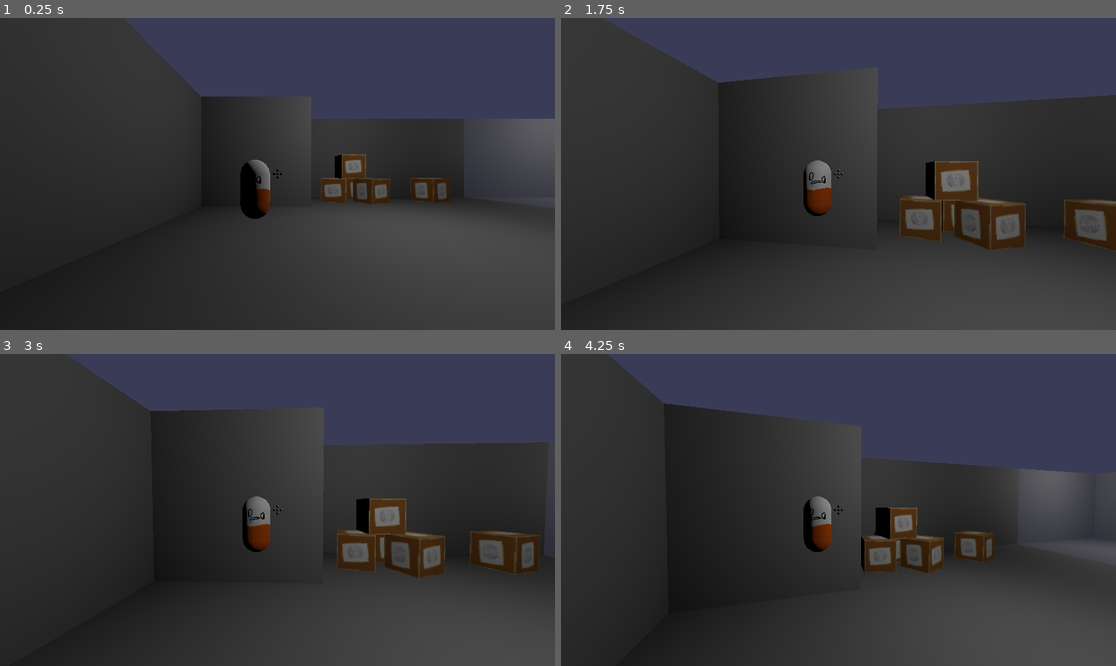
Above: before the commit, frames 1-4 (two rows, left to right).
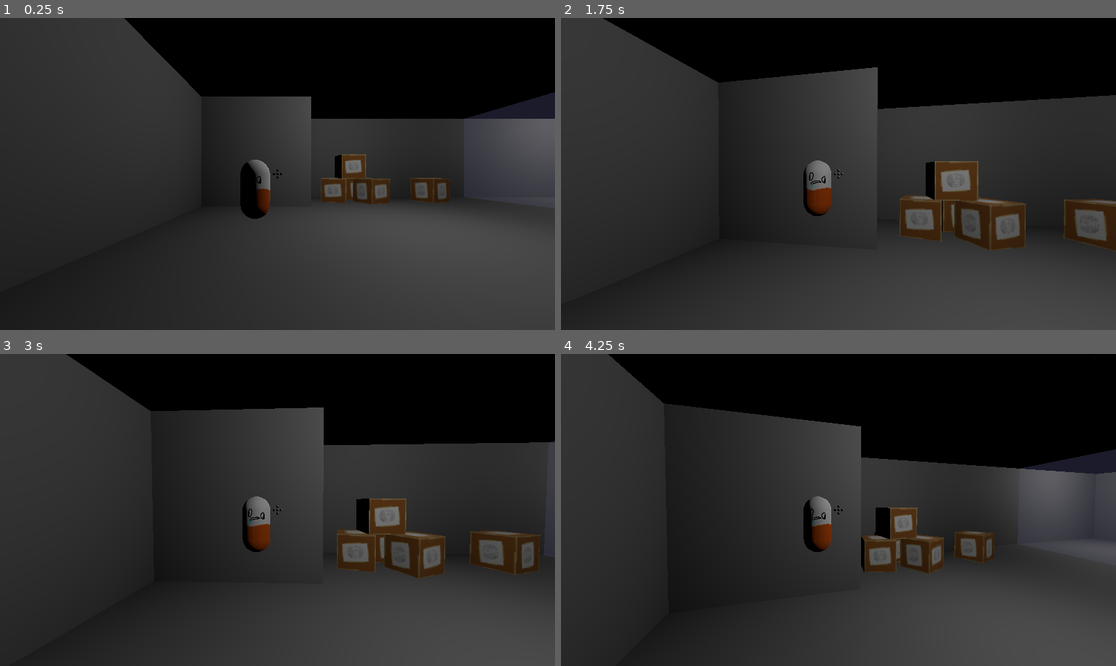
Above: after the commit, the same moments.

Repository: CE-Studio/JamSepticEye2025
Game: Godot game, scene res://scenes/levels/level_1.tscn
Two runs of this game, one before a commit and one after it. Both use one fixed random seed, a clock stepped at 60 frames per second and the inputs below. The project has no main scene, so this scene is started directly.
Inputs (mouse positions are in pixels of both pictures, inside the frame that each line leads up to):
- Up to frame 1 (0.25 s): no input
- Up to frame 2 (1.75 s): tap Enter (ui_accept) at 0.5, 0.77, 1.52 s; move the mouse to (866, 174) at 0.52 s; hold E (interact) 0.53-1.28 s; hold Up (ui_up) from 0.53 s (still down); move the mouse to (810, 174) at 1.27 s; tap E (interact) at 1.35 s
- Up to frame 3 (3 s): keep holding Up (ui_up); move the mouse to (288, 503) at 2.02 s; hold E (interact) 2.03-2.78 s; tap Enter (ui_accept) at 2.75 s; move the mouse to (271, 516) at 2.77 s; tap E (interact) at 2.85 s
- Up to frame 4 (4.25 s): keep holding Up (ui_up); tap Enter (ui_accept) at 3.02, 3.77 s; move the mouse to (877, 513) at 3.52 s; hold E (interact) from 3.53 s (still down)

The runs differ from the first frame. In frame 1, 21% of the frame differs, in the area x 22-100%, y 0-33%; in frame 2, 19%; in frame 3, 19%; in frame 4, 24%, in the area x 8-100%, y 0-59%.

Commit message:
Level 2, heavy box

Diff:
--- /dev/null
+++ b/parts/metal_box.tscn
@@ -0,0 +1,16 @@
+[gd_scene load_steps=4 format=3 uid="uid://cgl30y8efitgy"]
+
+[ext_resource type="ArrayMesh" uid="uid://kudf8v2tu7o5" path="res://models/box.obj" id="1_2gaf6"]
+[ext_resource type="Material" uid="uid://d1fg4dp52acjs" path="res://textures/mat/MetalBox.tres" id="2_2gaf6"]
+
+[sub_resource type="BoxShape3D" id="BoxShape3D_qy3qw"]
+
+[node name="PushBox" type="RigidBody3D"]
+
+[node name="MeshInstance3D" type="MeshInstance3D" parent="."]
+transform = Transform3D(2.75, 0, 0, 0, 2.75, 0, 0, 0, 2.75, 0, 0, 0)
+mesh = ExtResource("1_2gaf6")
+surface_material_override/0 = ExtResource("2_2gaf6")
+
+[node name="CollisionShape3D" type="CollisionShape3D" parent="."]
+shape = SubResource("BoxShape3D_qy3qw")
--- a/scenes/levels/level_1.tscn
+++ b/scenes/levels/level_1.tscn
@@ -49,6 +49,10 @@
 transform = Transform3D(1, 0, 0, 0, 1, 0, 0, 0, 1, 15.5, 2, -5.5)
 size = Vector3(1, 4, 1)
 
+[node name="CSGBox3D10" type="CSGBox3D" parent="CSGCombiner3D"]
+transform = Transform3D(1, 0, 0, 0, 1, 0, 0, 0, 1, 4, 4.25, 0)
+size = Vector3(24, 0.5, 16)
+
 [node name="player" parent="." instance=ExtResource("1_ksju7")]
 transform = Transform3D(1, 0, 0, 0, 1, 0, 0, 0, 1, -3.6772957, 1.1983554, 0.2542715)
 
--- /dev/null
+++ b/scenes/levels/level_2.tscn
@@ -0,0 +1,135 @@
+[gd_scene load_steps=6 format=3 uid="uid://dl6dp6qe57607"]
+
+[ext_resource type="PackedScene" uid="uid://bbv4l13q3bvuv" path="res://parts/player.tscn" id="1_ra442"]
+[ext_resource type="PackedScene" uid="uid://pr1y0ym28d45" path="res://parts/pause.tscn" id="2_fiq81"]
+[ext_resource type="PackedScene" uid="uid://deb6pjoy65r7i" path="res://parts/push_box.tscn" id="3_l37oo"]
+[ext_resource type="PackedScene" uid="uid://cgl30y8efitgy" path="res://parts/metal_box.tscn" id="4_fiq81"]
+
+[sub_resource type="Environment" id="Environment_6iamk"]
+background_mode = 1
+background_color = Color(0.22873428, 0.23336053, 0.34147114, 1)
+
+[node name="Level1" type="Node3D"]
+
+[node name="CSGCombiner3D" type="CSGCombiner3D" parent="."]
+use_collision = true
+
+[node name="CSGBox3D" type="CSGBox3D" parent="CSGCombiner3D"]
+transform = Transform3D(1, 0, 0, 0, 1, 0, 0, 0, 1, 4, -0.25, 0)
+size = Vector3(24, 0.5, 16)
+
+[node name="CSGBox3D9" type="CSGBox3D" parent="CSGCombiner3D"]
+transform = Transform3D(1, 0, 0, 0, 1, 0, 0, 0, 1, 18, 1.75, 9.5)
+size = Vector3(4, 0.5, 5)
+
+[node name="CSGBox3D11" type="CSGBox3D" parent="CSGCombiner3D"]
+transform = Transform3D(1, 0, 0, 0, 1, 0, 0, 0, 1, -10, -0.25, 1.5)
+size = Vector3(4, 0.5, 5)
+
+[node name="CSGBox3D2" type="CSGBox3D" parent="CSGCombiner3D"]
+transform = Transform3D(1, 0, 0, 0, 1, 0, 0, 0, 1, -7.5, 4, -4.5)
+size = Vector3(1, 8, 7)
+
+[node name="CSGBox3D3" type="CSGBox3D" parent="CSGCombiner3D"]
+transform = Transform3D(1, 0, 0, 0, 1, 0, 0, 0, 1, -7.5, 4, 6)
+size = Vector3(1, 8, 4)
+
+[node name="CSGBox3D7" type="CSGBox3D" parent="CSGCombiner3D"]
+transform = Transform3D(1, 0, 0, 0, 1, 0, 0, 0, 1, -7.5, 6, 1.5)
+size = Vector3(1, 4, 5)
+
+[node name="CSGBox3D4" type="CSGBox3D" parent="CSGCombiner3D"]
+transform = Transform3D(1, 0, 0, 0, 1, 0, 0, 0, 1, -2, 4, 10)
+size = Vector3(10, 8, 8)
+
+[node name="CSGBox3D5" type="CSGBox3D" parent="CSGCombiner3D"]
+transform = Transform3D(1, 0, 0, 0, 1, 0, 0, 0, 1, 4.5, 4, -7)
+size = Vector3(23, 8, 2)
+
+[node name="CSGBox3D8" type="CSGBox3D" parent="CSGCombiner3D"]
+transform = Transform3D(1, 0, 0, 0, 1, 0, 0, 0, 1, 16.5, 4, -0.5)
+size = Vector3(1, 8, 15)
+
+[node name="CSGBox3D10" type="CSGBox3D" parent="CSGCombiner3D"]
+transform = Transform3D(1, 0, 0, 0, 1, 0, 0, 0, 1, 16.5, 4, 13.5)
+size = Vector3(1, 8, 3)
+
+[node name="CSGBox3D13" type="CSGBox3D" parent="CSGCombiner3D"]
+transform = Transform3D(1, 0, 0, 0, 1, 0, 0, 0, 1, 16.5, 7, 9.5)
+size = Vector3(1, 2, 5)
+
+[node name="CSGBox3D12" type="CSGBox3D" parent="CSGCombiner3D"]
+transform = Transform3D(1, 0, 0, 0, 1, 0, 0, 0, 1, 9, 4, 14.5)
+size = Vector3(14, 8, 1)
+
+[node name="CSGBox3D6" type="CSGBox3D" parent="CSGCombiner3D"]
+transform = Transform3D(1, 0, 0, 0, 1, 0, 0, 0, 1, 9.5, 1, 9.5)
+size = Vector3(13, 2, 9)
+
+[node name="CSGBox3D14" type="CSGBox3D" parent="CSGCombiner3D"]
+transform = Transform3D(1, 0, 0, 0, 1, 0, 0, 0, 1, -4, 7, 0)
+size = Vector3(6, 2, 12)
+
+[node name="CSGBox3D15" type="CSGBox3D" parent="CSGCombiner3D"]
+transform = Transform3D(1, 0, 0, 0, 1, 0, 0, 0, 1, 4.5, 9, 4)
+size = Vector3(23, 2, 20)
+
+[node name="player" parent="." instance=ExtResource("1_ra442")]
+transform = Transform3D(-4.371139e-08, 0, -1, 0, 1, 0, 1, 0, -4.371139e-08, -5.387802, 1.1983554, 0.5115409)
+
+[node name="Pause" parent="." instance=ExtResource("2_fiq81")]
+
+[node name="WorldEnvironment" type="WorldEnvironment" parent="."]
+environment = SubResource("Environment_6iamk")
+
+[node name="OmniLight3D" type="OmniLight3D" parent="WorldEnvironment"]
+transform = Transform3D(1, 0, 0, 0, 1, 0, 0, 0, 1, -2, 5, 0)
+omni_range = 10.0
+
+[node name="OmniLight3D2" type="OmniLight3D" parent="WorldEnvironment"]
+transform = Transform3D(1, 0, 0, 0, 1, 0, 0, 0, 1, 11, 6, -3)
+omni_range = 10.0
+
+[node name="OmniLight3D3" type="OmniLight3D" parent="WorldEnvironment"]
+transform = Transform3D(1, 0, 0, 0, 1, 0, 0, 0, 1, 10, 6, 9)
+omni_range = 10.0
+
+[node name="OmniLight3D4" type="OmniLight3D" parent="WorldEnvironment"]
+transform = Transform3D(1, 0, 0, 0, 1, 0, 0, 0, 1, 7, 6, 0)
+omni_range = 10.0
+
+[node name="PushBox" parent="." instance=ExtResource("3_l37oo")]
+transform = Transform3D(0.96388656, 0, -0.26631323, 0, 1, 0, 0.26631323, 0, 0.96388656, -4.746249, 0.50497127, -3.5090833)
+
+[node name="PushBox2" parent="." instance=ExtResource("3_l37oo")]
+transform = Transform3D(0.91310483, 0, 0.40772498, 0, 1, 0, -0.40772498, 0, 0.91310483, -5.863522, 0.50497127, -4.4141135)
+
+[node name="PushBox3" parent="." instance=ExtResource("3_l37oo")]
+transform = Transform3D(-0.10723588, 0, 0.9942336, 0, 1, 0, -0.9942336, 0, -0.10723588, -3.1418188, 0.5049708, -3.553456)
+
+[node name="PushBox4" parent="." instance=ExtResource("3_l37oo")]
+transform = Transform3D(-0.32428068, 0, 0.9459609, 0, 1, 0, -0.9459609, 0, -0.32428068, -1.2497094, 0.504971, -4.656686)
+
+[node name="PushBox6" parent="." instance=ExtResource("3_l37oo")]
+transform = Transform3D(-0.85974526, 0, 0.510723, 0, 1, 0, -0.510723, 0, -0.85974526, 1.7927198, 0.504971, -3.5561848)
+
+[node name="PushBox10" parent="." instance=ExtResource("3_l37oo")]
+transform = Transform3D(0.8733984, 0, 0.48700625, 0, 1, 0, -0.48700625, 0, 0.8733984, -1.4974785, 0.504971, 3.3680887)
+
+[node name="PushBox11" parent="." instance=ExtResource("3_l37oo")]
+transform = Transform3D(0.6821388, 0, -0.7312227, 0, 1, 0, 0.7312227, 0, 0.6821388, 11.685162, 0.504971, -1.8356714)
+
+[node name="PushBox5" parent="." instance=ExtResource("3_l37oo")]
+transform = Transform3D(0.9999573, 0, 0.0092327595, 0, 1, 0, -0.0092327595, 0, 0.9999573, -4.5376725, 0.504971, -4.971955)
+
+[node name="PushBox7" parent="." instance=ExtResource("3_l37oo")]
+transform = Transform3D(-0.4409263, 0, 0.8975432, 0, 1, 0, -0.8975432, 0, -0.4409263, -3.1463141, 0.5049708, -4.8185463)
+
+[node name="PushBox8" parent="." instance=ExtResource("3_l37oo")]
+transform = Transform3D(-0.87432337, 0, 0.48534378, 0, 1, 0, -0.48534378, 0, -0.87432337, -4.826976, 1.5049708, -4.316983)
+
+[node name="PushBox9" parent="." instance=ExtResource("3_l37oo")]
+transform = Transform3D(0.9984005, 0, -0.05653596, 0, 1, 0, 0.05653596, 0, 0.9984005, -3.4028316, 1.5049707, -4.2720675)
+
+[node name="PushBox12" parent="." instance=ExtResource("4_fiq81")]
+transform = Transform3D(0.9839474, 0, 0.17845877, 0, 1, 0, -0.17845877, 0, 0.9839474, 4.240474, 0.5024855, -1.5398294)
--- /dev/null
+++ b/textures/mat/MetalBox.tres
@@ -0,0 +1,6 @@
+[gd_resource type="StandardMaterial3D" load_steps=2 format=3 uid="uid://d1fg4dp52acjs"]
+
+[ext_resource type="Texture2D" uid="uid://d38q1qpce5bct" path="res://textures/metalPhysicsObject.png" id="1_3xy17"]
+
+[resource]
+albedo_texture = ExtResource("1_3xy17")
Binary file added: textures/metalPhysicsObject.png
Not shown, added: textures/metalPhysicsObject.png.import
Not shown, added: ArtAssets/HeavyBox.gvdesign
